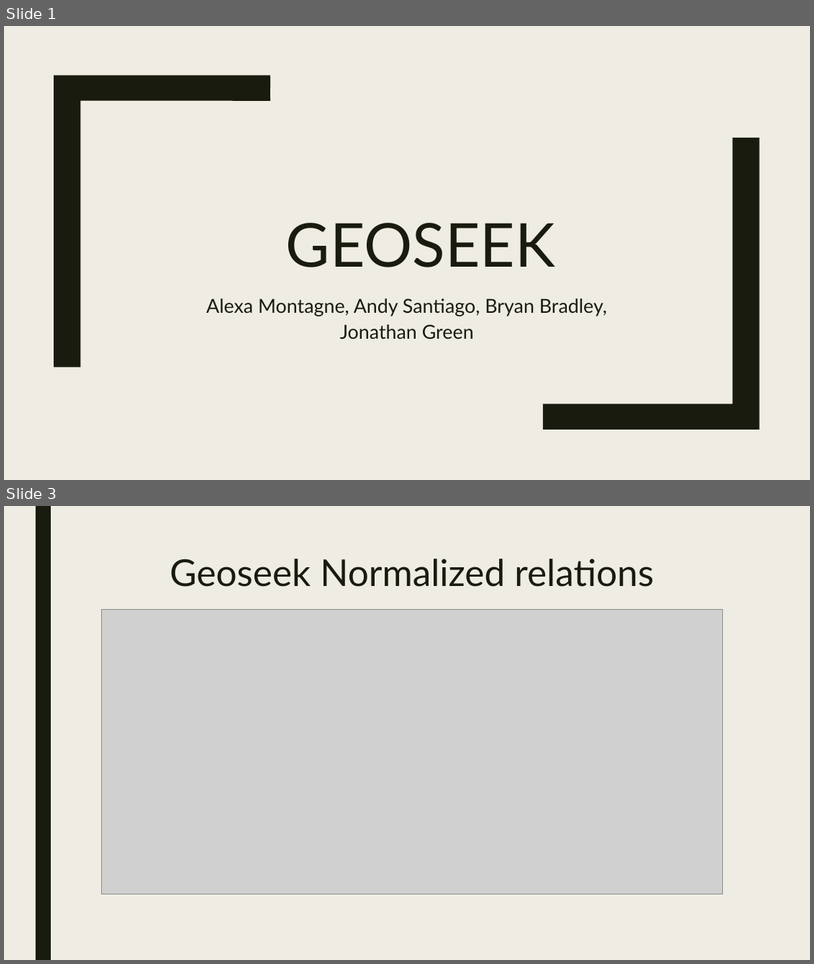
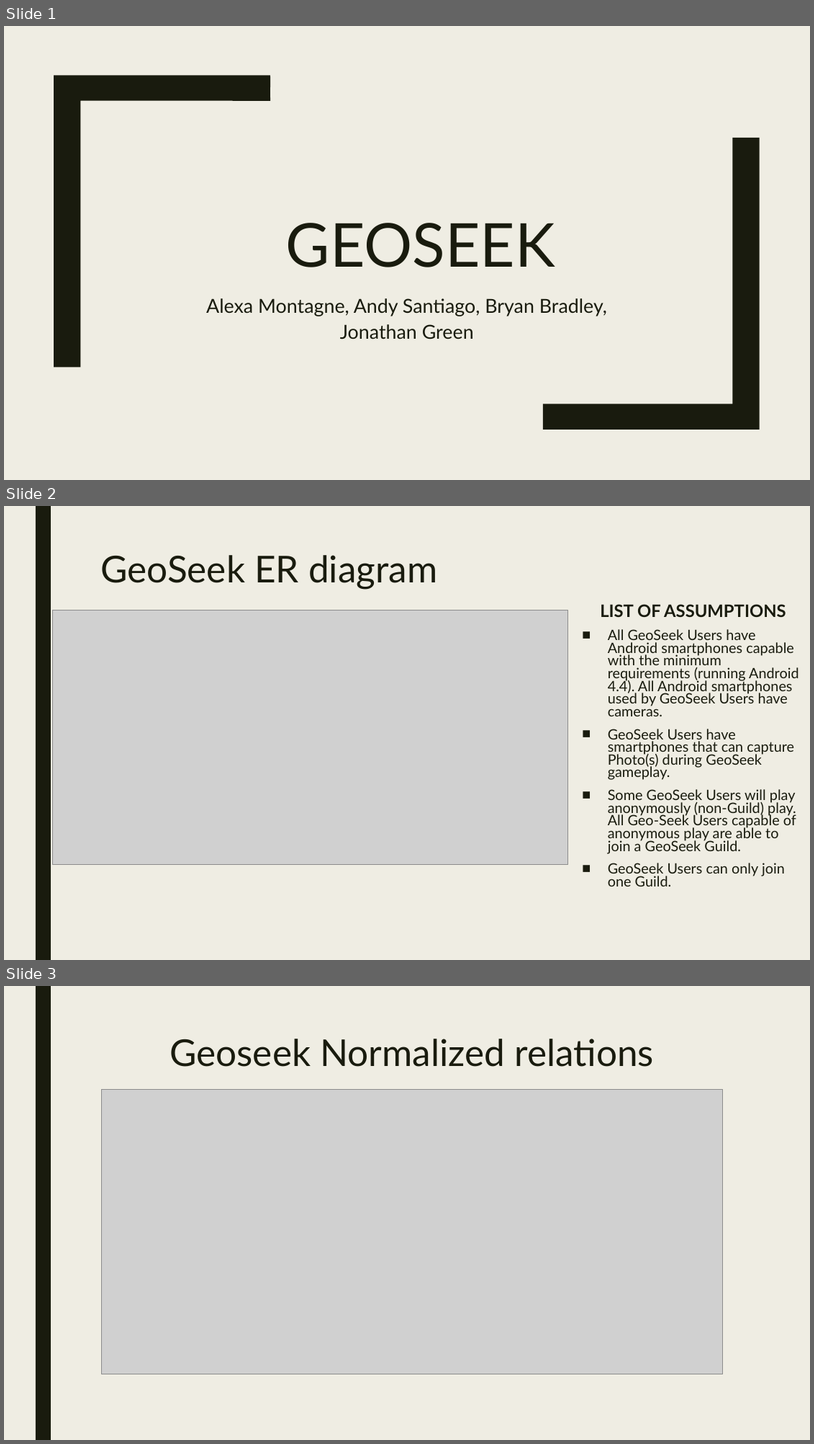
Before and after one commit to allamontagne/GeoSeek, a slide deck: ConceptualDesign/ConceptualDesignPresentation.pptx. Shown one above the other, each under a label of ours: slides 1 and 3 before the commit, slides 1, 2 and 3 after it; the slides between them are not shown. The pictures are 814x964 and 814x1444 pixels, drawn with LibreOffice and Linux fonts; fonts in the diff are those of the drawing; grey boxes stand for pictures. Boxes give left, top, right and bottom in pixels: in the first picture for what was removed or moved away, otherwise in the second. Text is boxed around its words. In the diff, an @@ line names an element or a change of style, - is before the commit and + after.

Commit message:
List of Assumptions doc added, final changes pushed up.

```diff
--- a/ConceptualDesign/ConceptualDesignPresentation.pptx
+++ b/ConceptualDesign/ConceptualDesignPresentation.pptx
@@ slide 2 added at box(4, 506, 810, 960), background #EFEDE3; not listed: 1 template element that a slide beside it also shows @@
@@ title added at box(100, 555, 437, 590), 44 pt, text #191B0E @@
+GeoSeek ER diagram
@@ picture added at box(52, 610, 568, 864) @@
@@ text added at box(600, 604, 800, 886), 17 pt, text #191B0E @@
+LIST OF ASSUMPTIONS
+■ All GeoSeek Users have Android smartphones capable with the minimum requirements (running Android 4.4). All Android smartphones used by GeoSeek Users have cameras.
+■ GeoSeek Users have smartphones that can capture Photo(s) during GeoSeek gameplay.
+■ Some GeoSeek Users will play anonymously (non-Guild) play. All Geo-Seek Users capable of anonymous play are able to join a GeoSeek Guild.
+■ GeoSeek Users can only join one Guild.
```
Also in this commit, not shown: 1 slide removed, 4 other files.
